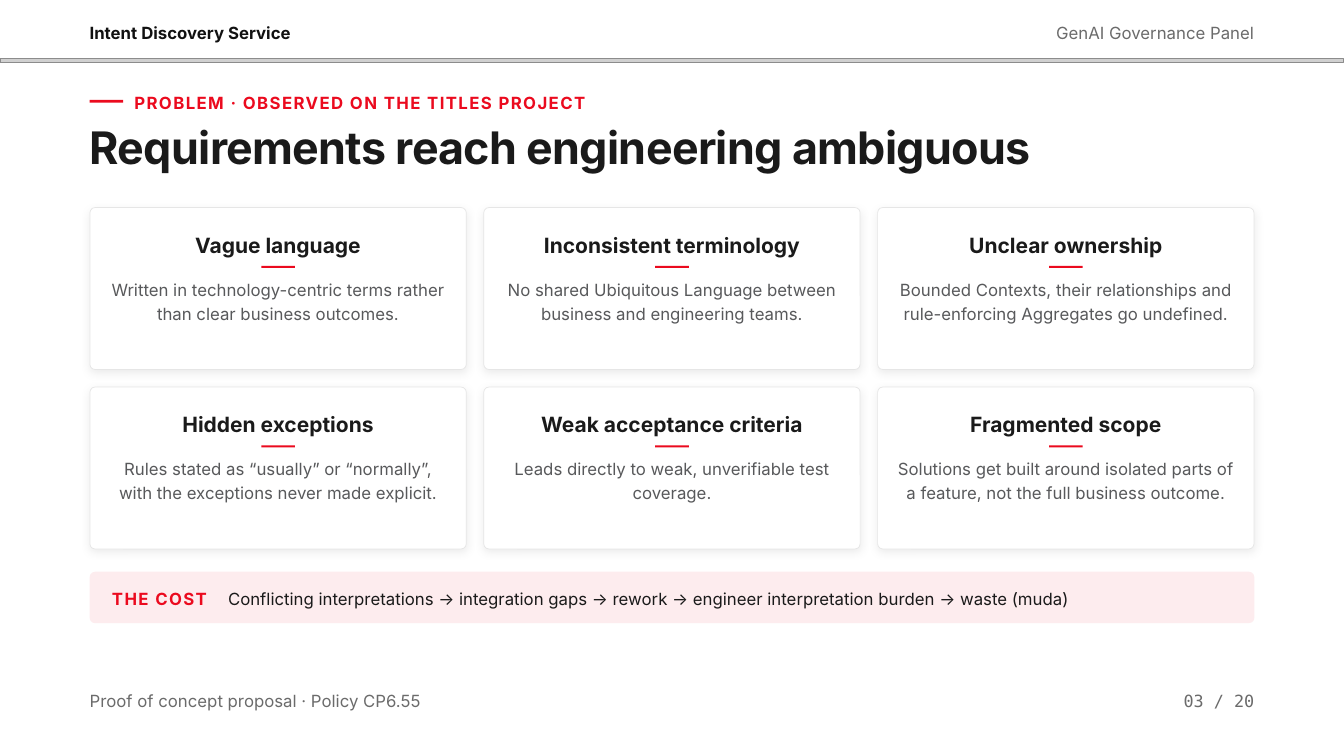
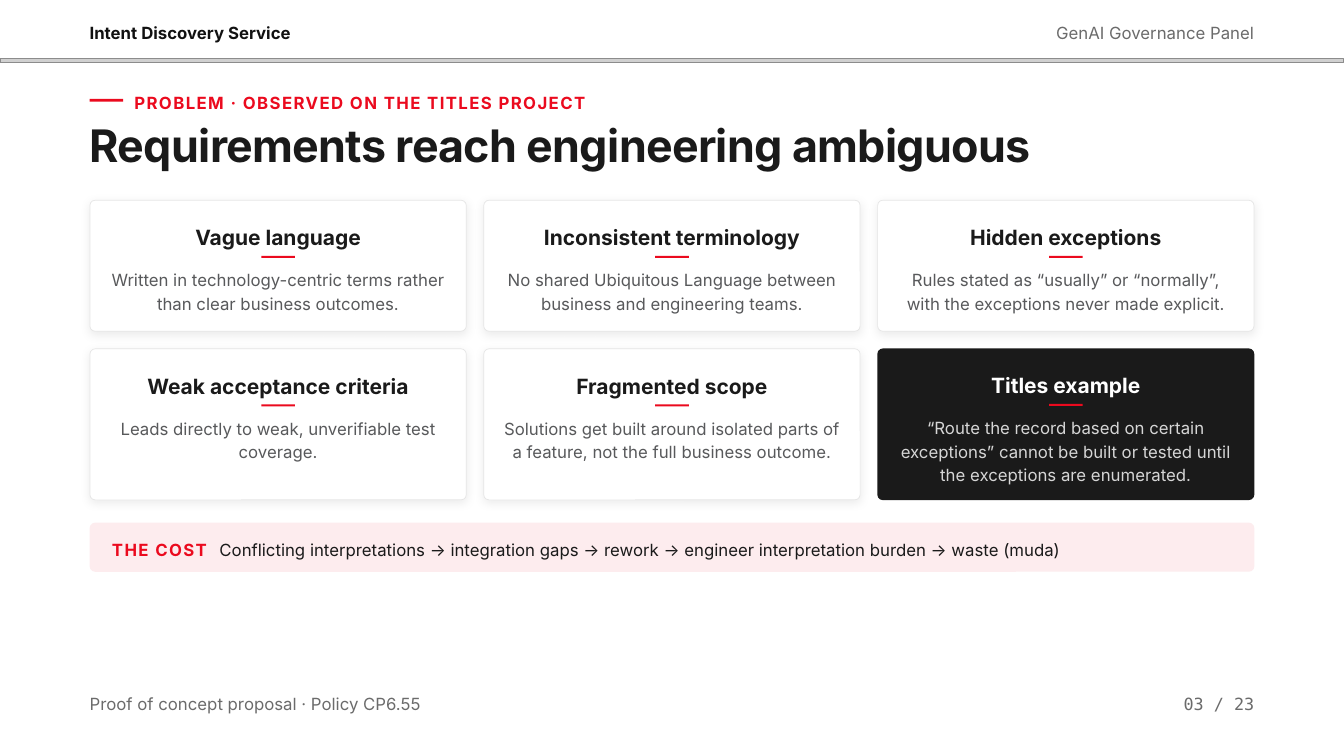
Before and after one commit to pavankumargoli/Machine-Learning-Featurization-and-TSNE, a slide deck: slide 3 of Intent Discovery Service — GenAI Council v4.pptx. Drawn at 1344x756 pixels with LibreOffice and Linux fonts; fonts in the diff are those of the drawing; grey boxes stand for pictures. Boxes give left, top, right and bottom in pixels: in the first picture for what was removed or moved away, otherwise in the second. Text is boxed around its words. In the diff, an @@ line names an element or a change of style, - is before the commit and + after.

```diff
--- a/Intent Discovery Service — GenAI Council v4.pptx
+++ b/Intent Discovery Service — GenAI Council v4.pptx
@@ rounded rectangle resized from (x1=90, y1=208, x2=466, y2=370) to (x1=90, y1=201, x2=466, y2=332) @@
@@ rounded rectangle resized from (x1=484, y1=208, x2=860, y2=370) to (x1=484, y1=201, x2=860, y2=332) @@
@@ rounded rectangle resized from (x1=878, y1=208, x2=1254, y2=370) to (x1=878, y1=201, x2=1254, y2=332) @@
@@ text "Vague language" moved from (x1=195, y1=237, x2=361, y2=258) to (x1=195, y1=229, x2=361, y2=250) @@
@@ text "Inconsistent terminology" moved from (x1=544, y1=237, x2=800, y2=258) to (x1=544, y1=229, x2=800, y2=250) @@
@@ text "Hidden exceptions" moved from (x1=182, y1=416, x2=374, y2=437) to (x1=970, y1=229, x2=1161, y2=250) @@
@@ text removed at (x1=969, y1=237, x2=1162, y2=258) @@
-Unclear ownership
@@ text "Written in technology-centric terms rather ..." moved from (x1=112, y1=283, x2=444, y2=320) to (x1=112, y1=273, x2=444, y2=310) @@
@@ text "No shared Ubiquitous Language between ..." moved from (x1=508, y1=283, x2=836, y2=324) to (x1=508, y1=273, x2=836, y2=314) @@
@@ text "Rules stated as “usually” or ..." moved from (x1=119, y1=463, x2=437, y2=503) to (x1=907, y1=274, x2=1225, y2=314) @@
@@ 3 rectangles moved together from (x1=261, y1=266, x2=1083, y2=268) to (x1=261, y1=256, x2=1083, y2=258) @@
@@ text removed at (x1=900, y1=283, x2=1232, y2=324) @@
-Bounded Contexts, their relationships and rule-enforcing Aggregates go undefined.
@@ rounded rectangle resized from (x1=90, y1=387, x2=466, y2=549) to (x1=90, y1=349, x2=466, y2=500) @@
@@ rounded rectangle resized from (x1=484, y1=387, x2=860, y2=549) to (x1=484, y1=349, x2=860, y2=500) @@
@@ rounded rectangle resized from (x1=878, y1=387, x2=1254, y2=549) to (x1=877, y1=349, x2=1254, y2=501) @@
@@ rounded rectangle at (x1=877, y1=349, x2=1254, y2=501): fill #FFFFFF to #1A1A1A; outline #E6E6E6 0.5 pt to none; shadow off; proportions changed @@
@@ text "Weak acceptance criteria" moved from (x1=541, y1=416, x2=802, y2=437) to (x1=147, y1=378, x2=408, y2=399) @@
@@ text "Fragmented scope" moved from (x1=970, y1=416, x2=1162, y2=437) to (x1=576, y1=378, x2=768, y2=399) @@
@@ text added at (x1=991, y1=377, x2=1140, y2=398), 15 pt, text #FFFFFF, bold @@
+Titles example
@@ text "Leads directly to weak, unverifiable ..." moved from (x1=514, y1=462, x2=829, y2=503) to (x1=121, y1=422, x2=435, y2=462) @@
@@ text "Solutions get built around isolated ..." moved from (x1=898, y1=462, x2=1233, y2=502) to (x1=504, y1=422, x2=839, y2=461) @@
@@ 3 rectangles moved together from (x1=261, y1=446, x2=1083, y2=448) to (x1=261, y1=404, x2=1083, y2=406) @@
@@ text added at (x1=901, y1=421, x2=1230, y2=485), 12 pt, text #D6D6D6 @@
+“Route the record based on certain exceptions” cannot be built or tested until the exceptions are enumerated.
@@ proportions changed in 6 elements at (x1=90, y1=201, x2=466, y2=332), (x1=484, y1=201, x2=860, y2=332), (x1=878, y1=201, x2=1254, y2=332), (x1=90, y1=349, x2=466, y2=500), (x1=484, y1=349, x2=860, y2=500), (x1=90, y1=522, x2=1255, y2=572) @@
@@ rounded rectangle moved from (x1=90, y1=572, x2=1255, y2=623) to (x1=90, y1=522, x2=1255, y2=572) @@
@@ text "THE COST" moved from (x1=112, y1=592, x2=207, y2=605) to (x1=112, y1=543, x2=207, y2=556) @@
@@ text "Conflicting interpretations → integration gaps ..." moved from (x1=228, y1=592, x2=1069, y2=609) to (x1=219, y1=543, x2=1060, y2=560) @@
@@ text at (x1=1184, y1=697, x2=1254, y2=710): text changed @@
-03 / 20
+03 / 23
```
Also in this commit, not shown: 18 other slides changed, 4 slides added, 1 slide removed.
